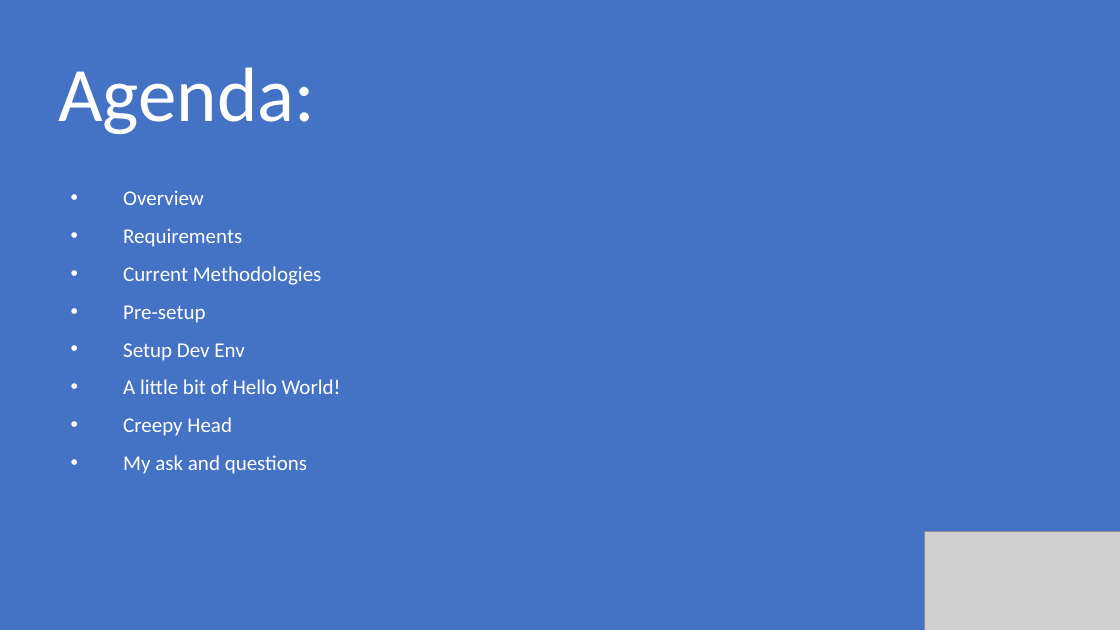
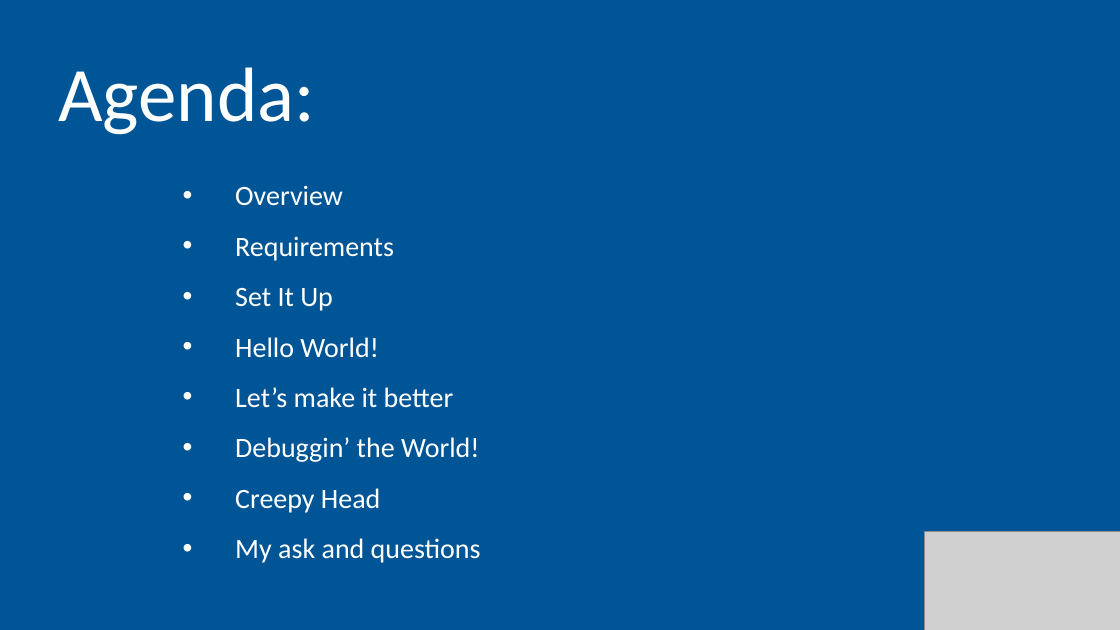
Before and after one commit to pulcher/dotnet-5-with-a-slice-of-pi, a slide deck: slide 7 of dotet-4-with-a-slice-of-pi.pptx. Drawn at 1120x630 pixels with LibreOffice and Linux fonts; fonts in the diff are those of the drawing; grey boxes stand for pictures. Boxes give left, top, right and bottom in pixels: in the first picture for what was removed or moved away, otherwise in the second. Text is boxed around its words. In the diff, an @@ line names an element or a change of style, - is before the commit and + after.

Commit message:
got my talk in my head.... getting on the slides now

```diff
--- a/dotet-4-with-a-slice-of-pi.pptx
+++ b/dotet-4-with-a-slice-of-pi.pptx
@@ background #4472C4 to #005596 @@
@@ text "Overview" moved from (x1=123, y1=190, x2=341, y2=474) to (x1=235, y1=185, x2=481, y2=563) @@
@@ text at (x1=235, y1=185, x2=481, y2=563): size 18 to 24 pt in "Overview", "Requirements", "Creepy Head", "My ask and questions" @@
@@ text at (x1=235, y1=288, x2=479, y2=462): text changed; size 18 to 24 pt @@
-• Current Methodologies
-• Pre-setup
-• Setup Dev Env
-• A little bit of Hello World!
+• Set It Up
+• Hello World!
+• Let’s make it better
+• Debuggin’ the World!
```
Also in this commit, not shown: 11 other slides changed, 4 slides added, 4 slides removed, 3 other files.
